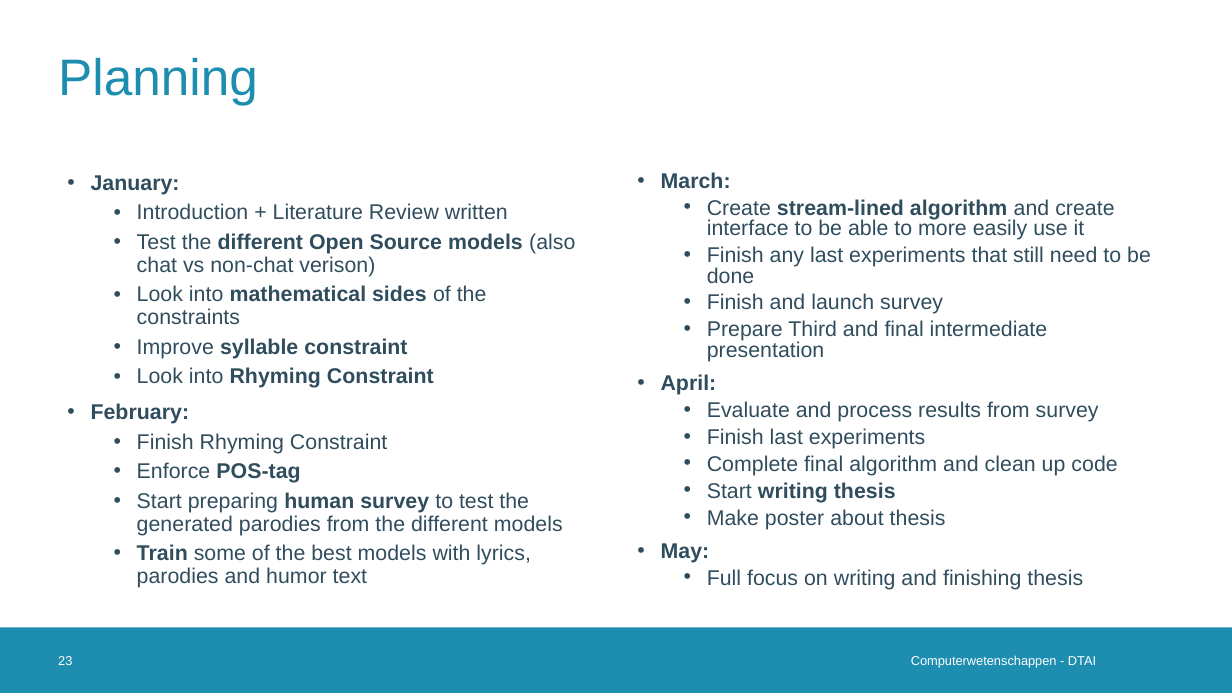
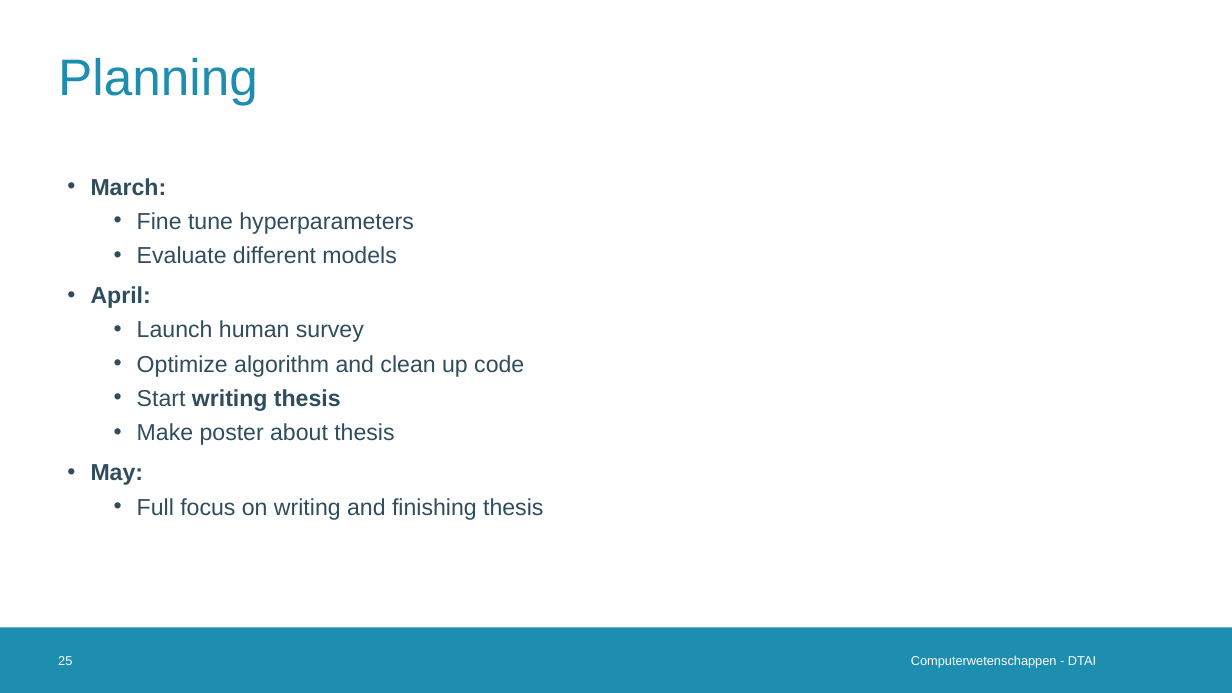
Before and after one commit to Alintermans/Thesis, a slide deck: slide 25 of Presentations/Third Intermediate Presentation/Presentation.pptx (slide 23 before the commit). Drawn at 1232x693 pixels with LibreOffice and Linux fonts; fonts in the diff are those of the drawing; background and template pictures are left out. Boxes give left, top, right and bottom in pixels: in the first picture for what was removed or moved away, otherwise in the second. Text is boxed around its words. In the diff, an @@ line names an element or a change of style, - is before the commit and + after.

```diff
--- a/Presentations/Third Intermediate Presentation/Presentation.pptx
+++ b/Presentations/Third Intermediate Presentation/Presentation.pptx
@@ text "March:": place and size @@
-text "March:" at [661, 172, 1151, 590]
+text "March:" at [91, 178, 543, 520]
@@ text at [91, 178, 543, 520]: size 16.6 to 18 pt in "March:", "April:", "Start writing thesis", "Make poster about thesis" and 2 more places; line spacing 0.8 to 1 @@
@@ text removed at [91, 175, 575, 588] @@
-• January:
-  • Introduction + Literature Review written
-  • Test the different Open Source models (also chat vs non-chat verison)
-  • Look into mathematical sides of the constraints
-  • Improve syllable constraint
-  • Look into Rhyming Constraint
-• February:
-  • Finish Rhyming Constraint
-  • Enforce POS-tag
-  • Start preparing human survey to test the generated parodies from the different models
-  • Train some of the best models with lyrics, parodies and humor text
@@ text at [137, 212, 414, 264]: text changed; size 16.6 to 18 pt @@
-  • Create stream-lined algorithm and create interface to be able to more easily use it
-  • Finish any last experiments that still need to be done
-  • Finish and launch survey
-  • Prepare Third and final intermediate presentation
+  • Fine tune hyperparameters
+  • Evaluate different models
@@ text at [137, 320, 524, 377]: text changed; size 16.6 to 18 pt @@
-  • Evaluate and process results from survey
-  • Finish last experiments
-  • Complete final algorithm and clean up code
+  • Launch human survey
+  • Optimize algorithm and clean up code
@@ page number at [58, 656, 72, 665]: text changed @@
-23
+25
```
Also in this commit, not shown: 1 other slide changed, 2 slides added.
